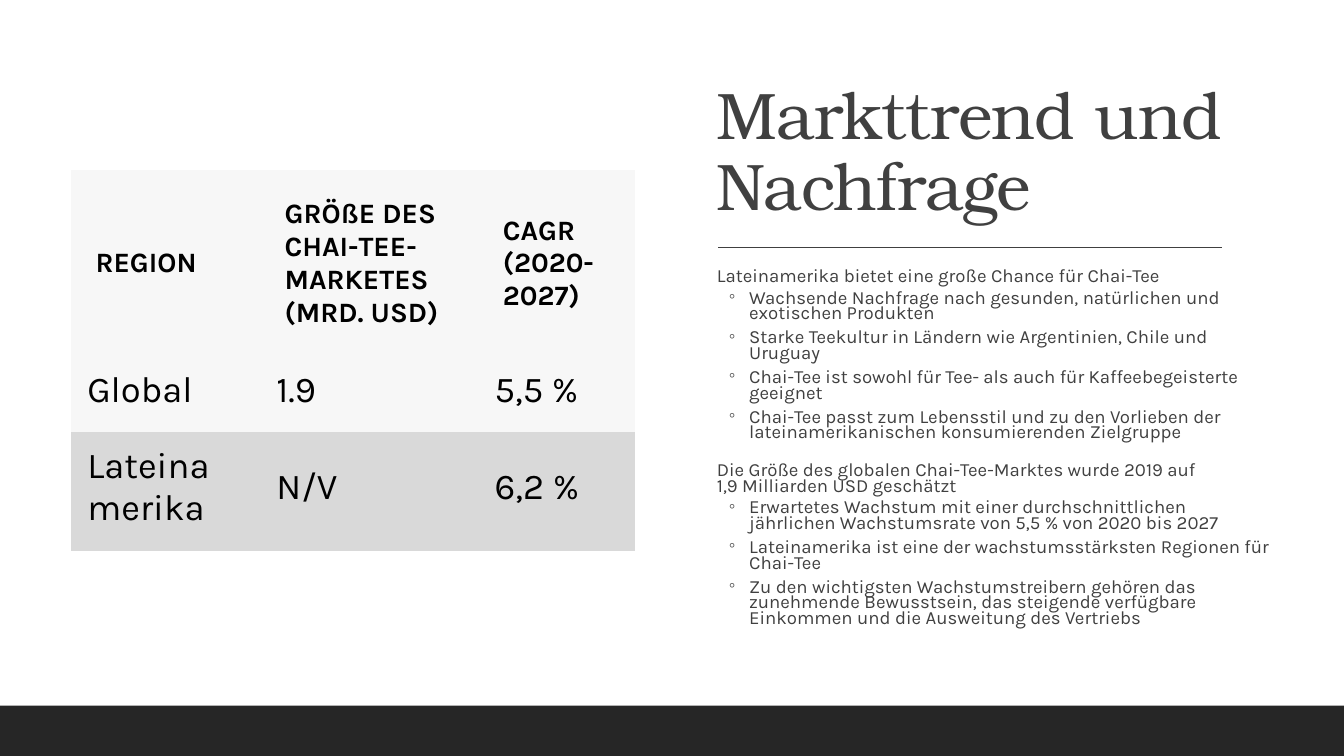
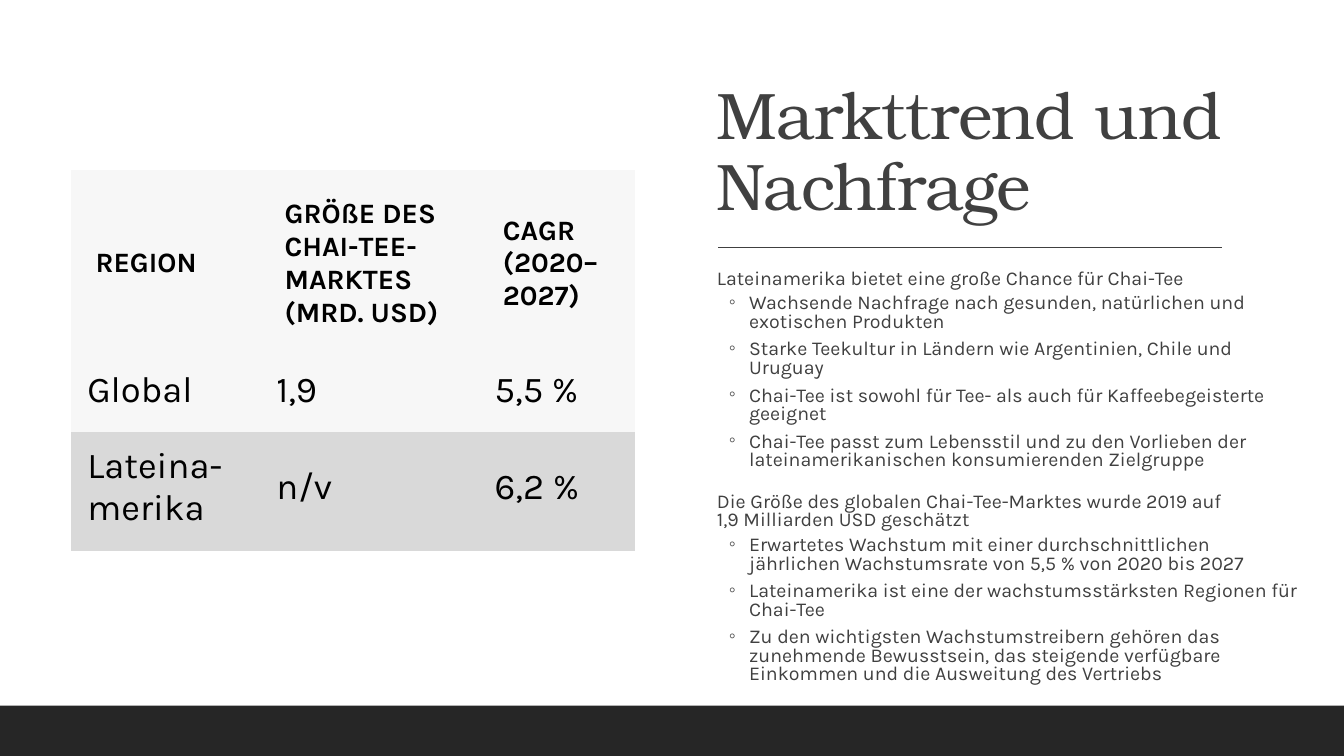
Before and after one commit to MicrosoftLearning/MS-4004-Empower-workforce-copilot-use-cases.de-de, a slide deck: slide 7 of ResourceFiles/Mystic Spice Premium Chai Market Analysis Presentation.pptx. Drawn at 1344x756 pixels with LibreOffice and Linux fonts; fonts in the diff are those of the drawing. Boxes give left, top, right and bottom in pixels: in the first picture for what was removed or moved away, otherwise in the second. Text is boxed around its words. In the diff, an @@ line names an element or a change of style, - is before the commit and + after.

```diff
--- a/ResourceFiles/Mystic Spice Premium Chai Market Analysis Presentation.pptx
+++ b/ResourceFiles/Mystic Spice Premium Chai Market Analysis Presentation.pptx
@@ table at [71, 170, 635, 552] @@
-row 1, column 2: GRÖSSE DES CHAI-TEE-MARKETES (MRD. USD)
+row 1, column 2: GRÖSSE DES CHAI-TEE-MARKTES (MRD. USD)
-row 1, column 3: CAGR (2020-2027)
+row 1, column 3: CAGR (2020–2027)
-row 2, column 2: 1.9
+row 2, column 2: 1,9
-row 3, column 1: Lateinamerika
+row 3, column 1: Lateina-merika
-row 3, column 2: N/V
+row 3, column 2: n/v
@@ text "Lateinamerika bietet eine große Chance ..." at [717, 271, 1297, 680]: size 13.3 to 14 pt; line spacing 0.7 to 0.8 @@
```
Also in this commit, not shown: 12 other slides changed, 18 other files.
